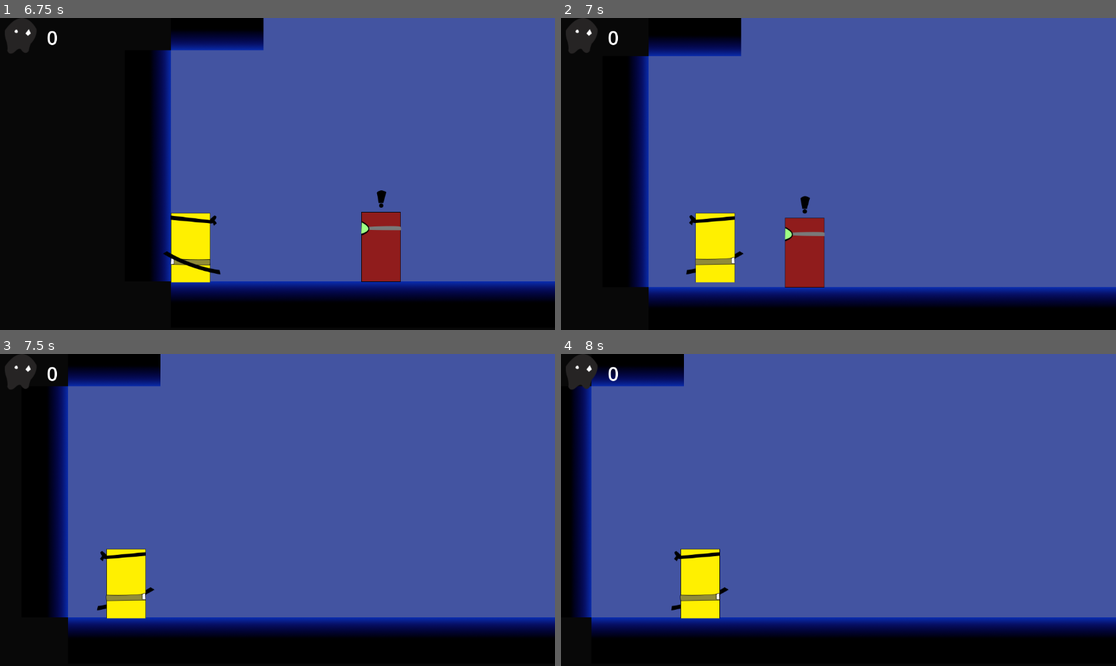
Above: before the commit, frames 1-4 (two rows, left to right).
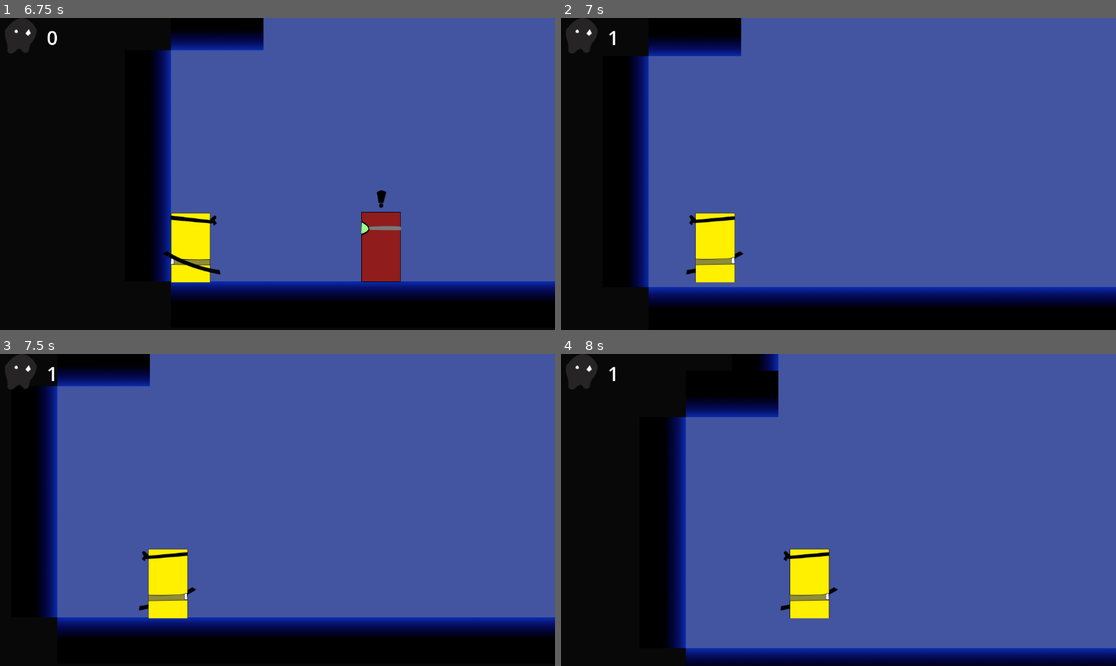
Above: after the commit, the same moments.

Repository: Schilez/KatanaZoro
Game: Godot game, scene res://Scenes/main_scene.tscn
Same seed, same stepped clock (60 frames per second), same inputs: the game is played once before the commit and once after it.
Inputs (mouse positions are in pixels of both pictures, inside the frame that each line leads up to):
- Up to frame 1 (6.75 s): move the mouse to (399, 158) at 0.52 s; hold Right (move_right) 0.53-2.03 s; click (399, 158) at 0.6 s; tap Space (jump) at 0.77, 1.52, 3.02, 3.77, 4.52, 6.02 s; move the mouse to (166, 189) at 1.27 s; click (166, 189) at 1.35 s; move the mouse to (333, 105) at 2.02 s; hold Left (move_left) 2.03-2.78 s; tap Shift (Dodge) at 2.1, 5.85 s; click (333, 105) at 2.3 s; move the mouse to (249, 236) at 2.77 s; hold Right (move_right) 2.78-4.28 s; tap E (Interaction) at 2.85, 6.6 s; click (249, 236) at 3.05 s; move the mouse to (444, 220) at 3.52 s; right-click (444, 220) at 3.6 s; click (444, 220) at 3.8 s; move the mouse to (111, 127) at 4.27 s; hold Left (move_left) 4.28-5.03 s; click (111, 127) at 4.35 s; move the mouse to (305, 174) at 5.02 s; hold Right (move_right) 5.03-5.78 s; click (305, 174) at 5.1 s; move the mouse to (194, 96) at 5.77 s; hold Left (move_left) from 5.78 s (still down); click (194, 96) at 6.05 s; move the mouse to (399, 158) at 6.52 s
- Up to frame 2 (7 s): keep holding Left (move_left); tap Space (jump) at 6.77 s; click (960, 158) at 6.8 s
- Up to frame 3 (7.5 s): move the mouse to (166, 525) at 7.27 s; release Left (move_left) at 7.28 s; hold Right (move_right) from 7.28 s (still down); right-click (166, 525) at 7.35 s
- Up to frame 4 (8 s): keep holding Right (move_right); tap Space (jump) at 7.52 s; click (727, 525) at 7.55 s

Frame 1 is identical in both runs. In frame 2, 1.8% of the frame differs, in the area x 8-48%, y 4-87%; in frame 3, 7.6%; in frame 4, 35%, in the area x 2-100%, y 0-100%.

Commit message:
Day 2: Started to hurtbox system but not finished. -20.04.2026

Diff:
--- a/Scenes/door_real.tscn
+++ b/Scenes/door_real.tscn
@@ -26,6 +26,9 @@
 [sub_resource type="RectangleShape2D" id="RectangleShape2D_dbj2u"]
 size = Vector2(526, 256)
 
+[sub_resource type="RectangleShape2D" id="RectangleShape2D_aeg4d"]
+size = Vector2(56, 256)
+
 [node name="door_real" type="StaticBody2D"]
 collision_layer = 4
 collision_mask = 255
@@ -47,5 +50,14 @@
 position = Vector2(253, 0)
 shape = SubResource("RectangleShape2D_dbj2u")
 
+[node name="HurtBox" type="Area2D" parent="."]
+collision_layer = 0
+collision_mask = 64
+
+[node name="CollisionShape2D" type="CollisionShape2D" parent="HurtBox"]
+position = Vector2(0.5, 32.5)
+shape = SubResource("RectangleShape2D_aeg4d")
+
 [connection signal="body_entered" from="Area2D" to="." method="_on_area_2d_body_entered"]
 [connection signal="body_exited" from="Area2D" to="." method="_on_area_2d_body_exited"]
+[connection signal="area_entered" from="HurtBox" to="." method="_on_hurt_box_area_entered"]
--- a/Scenes/enemy.tscn
+++ b/Scenes/enemy.tscn
@@ -76,7 +76,7 @@
 size = Vector2(20, 28.1966)
 
 [sub_resource type="RectangleShape2D" id="RectangleShape2D_lp44i"]
-size = Vector2(109, 191)
+size = Vector2(128, 191)
 
 [node name="Enemy" type="CharacterBody2D" groups=["Enemies"]]
 collision_layer = 2
@@ -134,13 +134,14 @@
 
 [node name="HurtBox" type="Area2D" parent="."]
 collision_layer = 0
-collision_mask = 2
+collision_mask = 32
 
 [node name="CollisionShape2D" type="CollisionShape2D" parent="HurtBox"]
-position = Vector2(0.5, 32.5)
+position = Vector2(0, 32.5)
 shape = SubResource("RectangleShape2D_lp44i")
 
 [connection signal="body_entered" from="PivotPoint/DetectionArea2d" to="." method="_on_detection_area_2d_body_entered"]
 [connection signal="body_exited" from="PivotPoint/DetectionArea2d" to="." method="_on_detection_area_2d_body_exited"]
 [connection signal="timeout" from="shoot_timer" to="." method="_on_shoot_timer_timeout"]
 [connection signal="timeout" from="stun_timer" to="." method="_on_stun_timer_timeout"]
+[connection signal="area_entered" from="HurtBox" to="." method="_on_hurt_box_area_entered"]
--- a/Scenes/player.tscn
+++ b/Scenes/player.tscn
@@ -121,7 +121,7 @@
 size = Vector2(119, 191)
 
 [node name="Player" type="CharacterBody2D" groups=["Player"]]
-collision_mask = 55
+collision_mask = 63
 script = ExtResource("1_w8xn6")
 
 [node name="PlayerAnimatedSprite2D" type="AnimatedSprite2D" parent="."]
@@ -156,4 +156,5 @@
 position = Vector2(80, 17)
 
 [connection signal="animation_finished" from="PlayerAnimatedSprite2D" to="." method="_on_player_animated_sprite_2d_animation_finished"]
+[connection signal="area_entered" from="HurtBox" to="." method="_on_hurt_box_area_entered"]
 [connection signal="body_entered" from="HurtBox" to="." method="_on_hurt_box_body_entered"]
--- a/Scenes/projectiles.tscn
+++ b/Scenes/projectiles.tscn
@@ -22,7 +22,7 @@
 }]
 
 [node name="Projectiles" type="Area2D"]
-collision_layer = 8
+collision_layer = 72
 collision_mask = 4
 script = ExtResource("1_cma7n")
 
--- a/Scenes/weapon.tscn
+++ b/Scenes/weapon.tscn
@@ -47,8 +47,10 @@
 
 [node name="Area2D" type="Area2D" parent="."]
 position = Vector2(93, 0)
-collision_mask = 7
+collision_layer = 96
+collision_mask = 0
 monitoring = false
+monitorable = false
 
 [node name="CollisionShape2D" type="CollisionShape2D" parent="Area2D"]
 position = Vector2(72.75, -9.5)
--- a/Scripts/door_real.gd
+++ b/Scripts/door_real.gd
@@ -18,3 +18,8 @@
 func _on_area_2d_body_exited(body: Node2D) -> void:
 	if body.is_in_group("Enemies"):
 		enemy_in_range.erase(body)
+
+
+func _on_hurt_box_area_entered(_area: Area2D) -> void:
+	stun_enemy()
+	queue_free()
--- a/Scripts/enemy.gd
+++ b/Scripts/enemy.gd
@@ -166,3 +166,23 @@
 
 func _on_stun_timer_timeout() -> void:
 	current_state=State.Stand
+
+
+
+func _on_hurt_box_area_entered(_area: Area2D) -> void:
+
+	GameManager.add_kill()
+	# 1. Hemen fiziksel dünyadan silinmesini beklemeden katmanları kapat
+	# set_deferred kullanıyoruz çünkü fizik işlemi sırasında direkt maske değiştirmek hata verebilir
+	set_deferred("collision_layer", 0)
+	set_deferred("collision_mask", 0)
+
+	# 2. Hurtbox'ı da kapat ki tekrar tetiklenmesin
+	$HurtBox.set_deferred("monitoring", false)
+	$HurtBox.set_deferred("monitorable", false)
+
+	# 3. Hareketini durdur
+	velocity = Vector2.ZERO
+
+	# 4. Ve sonra yok et (Veya varsa ölüm animasyonu oynat)
+	queue_free()
--- a/Scripts/player.gd
+++ b/Scripts/player.gd
@@ -27,9 +27,7 @@
 
 
 #State checks
-var is_dodging:=false
 var is_right:=true
-var is_attacking:=false
 var is_touched_floor_after_attack:=true
 var have_throwable:=false
 
@@ -127,12 +125,6 @@
 		player_animated_sprite_2d.play("DefaultSol")
 		is_right=false
 
-func _on_player_animated_sprite_2d_animation_finished() -> void:
-	if "Takla" in player_animated_sprite_2d.animation:
-		get_tree().call_group("Enemies", "set_collision_mask_value", 1, true)
-		set_collision_mask_value(2,true)
-		current_state=State.Base
-
 func throw():
 	var throwable=projectile_scene.instantiate()
 	get_tree().current_scene.add_child(throwable)
@@ -144,13 +136,6 @@
 	throwable.launch(dir_to_throw,"throwable")
 	have_throwable=false
 
-func _on_hurt_box_body_entered(body: Node2D) -> void:
-	if not current_state== State.Dodging:
-		if body.is_in_group("Enemies"):
-			kill()
-		elif  body.get("group")== "bullet":
-			kill()
-
 func handle_camera_look_ahead(delta: float):
 	var target_offset = camera_offset_value if is_right else -camera_offset_value
 	camera_2d.offset.x = lerp(camera_2d.offset.x, target_offset, 5.0*delta)
@@ -159,3 +144,20 @@
 	if is_inside_tree():
 		GameManager.kill_count=GameManager.start_kill
 		get_tree().call_deferred("reload_current_scene")
+
+
+func _on_player_animated_sprite_2d_animation_finished() -> void:
+	if "Takla" in player_animated_sprite_2d.animation:
+		get_tree().call_group("Enemies", "set_collision_mask_value", 1, true)
+		set_collision_mask_value(2,true)
+		current_state=State.Base
+
+func _on_hurt_box_body_entered(body: Node2D) -> void:
+	if not current_state== State.Dodging:
+		if body.is_in_group("Enemies"):
+			kill()
+
+func _on_hurt_box_area_entered(area: Area2D) -> void:
+	if not current_state== State.Dodging:
+		if  area.get("group")== "bullet":
+				kill()
--- a/Scripts/weapon.gd
+++ b/Scripts/weapon.gd
@@ -12,6 +12,7 @@
 	look_at(get_global_mouse_position())
 	weapon_animated_sprite_2d.visible=true
 	weapon_area_2d.monitoring=true
+	weapon_area_2d.monitorable=true
 	weapon_animated_sprite_2d.play("Attack")
 	audio_stream_player_2d.play()
 
@@ -19,6 +20,7 @@
 	if "Attack" in weapon_animated_sprite_2d.animation:
 		weapon_animated_sprite_2d.visible=false
 		weapon_area_2d.monitoring=false
+		weapon_area_2d.monitorable=false
 
 
 func _on_timer_timeout() -> void:
@@ -29,5 +31,3 @@
 	if body.is_in_group("Enemies"):
 		body.queue_free()
 		GameManager.add_kill()
-	elif body.is_in_group("Doors"):
-		body.stun_enemy()
--- a/project.godot
+++ b/project.godot
@@ -69,3 +69,5 @@
 2d_physics/layer_1="Player"
 2d_physics/layer_2="Enemies"
 2d_physics/layer_3="World"
+2d_physics/layer_6="Enemy_Killers"
+2d_physics/layer_7="Door_Breakers"
Not shown: 1 places in Scenes/door_real.tscn that only renumber resources
